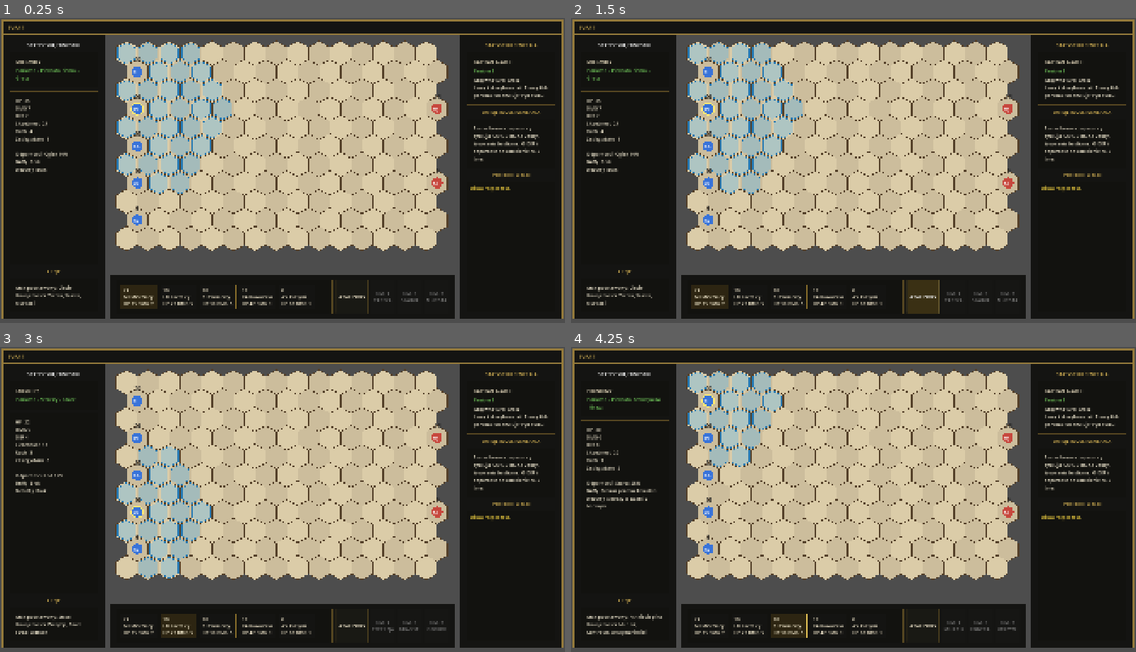
Above: before the commit, frames 1-4 (two rows, left to right).
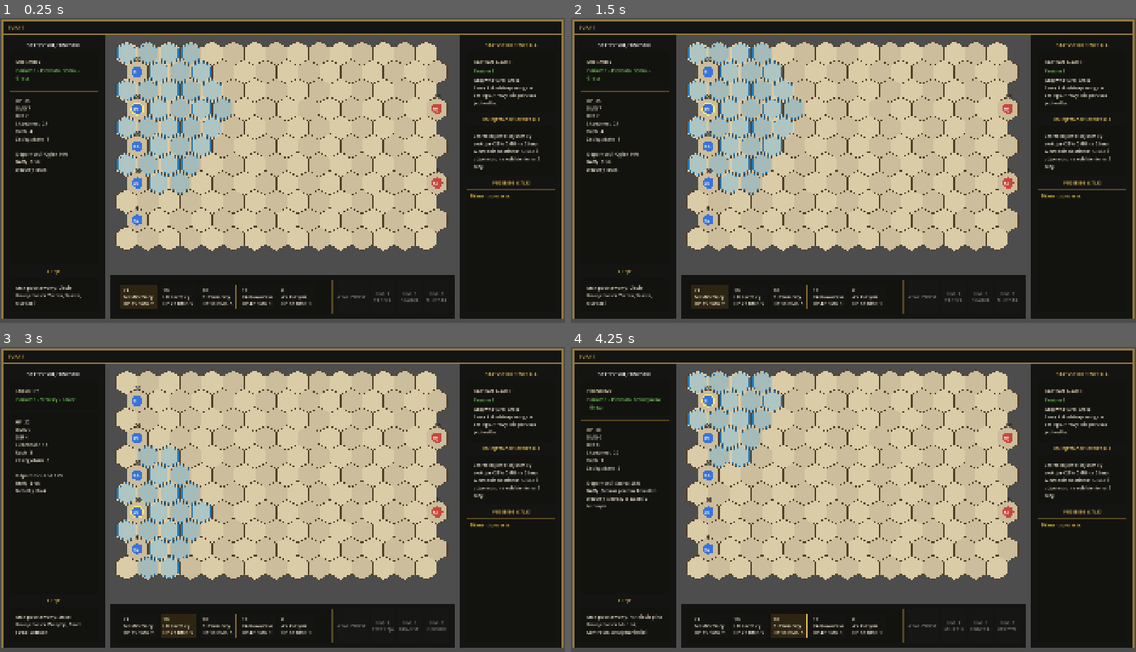
Above: after the commit, the same moments.

Repository: oliwierkoziol/staze
Game: Godot game, scene res://gra.tscn
The game is run twice, just before and just after one commit, with the same random seed, the same clock (stepped at 60 frames per second) and the same inputs.
Inputs (mouse positions are in pixels of both pictures, inside the frame that each line leads up to):
- Up to frame 1 (0.25 s): no input
- Up to frame 2 (1.5 s): click (921, 295) at 0.5 s, where only the run before the commit has a clickable "ATAK PODSTAWOWY"; click (921, 295) at 1.25 s, where only the run before the commit has a clickable "ANULUJ ATAK"
- Up to frame 3 (3 s): click "24 MI Miecznicy HP 35 DMG 7" at 2 s; click "18 LU Lucznicy HP 22 DMG 5" at 2.75 s
- Up to frame 4 (4.25 s): click "20 PI Pikinierzy HP 30 DMG 6" at 3.5 s

The runs differ from the first frame. In frame 1, 1.2% of the frame differs, in the area x 59-99%, y 22-97%; in frame 2, 1.8%; in frame 3, 1.2%; in frame 4, 1.2%.

Commit message:
połączono atakowanie i przemieszczanie jednostek

Diff:
--- a/turn-base-game/scripts/gra.gd
+++ b/turn-base-game/scripts/gra.gd
@@ -176,7 +176,6 @@
 var selected_unit_id := -1
 var current_turn := "player"
 var is_animating := false
-var highlight_mode := "move"
 var event_log: Array[String] = []
 var round_number := 1
 
@@ -191,7 +190,6 @@
 	board.cell_clicked.connect(_on_cell_clicked)
 	board.cell_right_clicked.connect(_on_cell_right_clicked)
 	board.animation_finished.connect(_on_board_animation_finished)
-	action_attack_button.pressed.connect(_on_basic_attack_button_pressed)
 	general_name_label.text = "KAPITAN ALARIC"
 	general_level_label.text = "Poziom 5"
 	general_skills_label.text = "\n".join([
@@ -211,7 +209,6 @@
 		return
 
 	selected_unit_id = unit_data.id
-	highlight_mode = "move"
 	board.set_selected_unit(unit_data.id)
 	_update_highlighted_cells(unit_data)
 	_update_basic_attack_button()
@@ -246,10 +243,9 @@
 		board.set_highlighted_cells([])
 		return
 
-	if highlight_mode == "attack":
-		var target := _find_unit_at_cell(cell)
-		if not target.is_empty() and target.side != unit.side and _is_in_attack_range(unit, cell):
-			_perform_basic_attack(unit, target)
+	var target := _find_unit_at_cell(cell)
+	if not target.is_empty() and target.side != unit.side and _is_in_attack_range(unit, cell):
+		_perform_basic_attack(unit, target)
 		return
 
 	if cell.x == unit.grid_x and cell.y == unit.grid_y:
@@ -263,12 +259,6 @@
 
 	var unit := _find_unit_by_id(selected_unit_id)
 	if unit.is_empty() or unit.side != "player":
-		return
-
-	if highlight_mode == "attack":
-		highlight_mode = "move"
-		_update_highlighted_cells(unit)
-		_update_basic_attack_button()
 		return
 
 	var path := _find_path(unit, Vector2i(unit.grid_x, unit.grid_y), cell)
@@ -288,9 +278,8 @@
 func _end_player_turn() -> void:
 	current_turn = "enemy"
 	selected_unit_id = -1
-	highlight_mode = "move"
 	board.set_selected_unit(-1)
-	board.set_highlighted_cells([])
+	board.set_highlighted_cells([], [])
 	board.set_prioritize_cell_click_on_left(false)
 	_update_basic_attack_button()
 	_refresh_unit_selector()
@@ -413,22 +402,18 @@
 func _update_turn_label() -> void:
 	var turn_name: String = "Gracz" if current_turn == "player" else "Przeciwnik"
 	turn_label.text = "TURA %s" % round_number
-	general_rule_label.text = "Aktywna tura: %s\nLewy klik wybiera cel. Prawy klik porusza lub anuluje tryb ataku." % turn_name
+	general_rule_label.text = "Aktywna tura: %s\nLewy klik atakuje wroga w zasiegu. Prawy klik porusza jednostke." % turn_name
 
 
 func _update_highlighted_cells(unit: Dictionary) -> void:
 	if unit.is_empty() or current_turn != "player" or unit.side != "player":
-		board.set_highlighted_cells([])
+		board.set_highlighted_cells([], [])
 		board.set_prioritize_cell_click_on_left(false)
 		return
 
-	if highlight_mode == "attack":
-		board.set_highlighted_cells(_get_attackable_cells(unit), true)
-		board.set_prioritize_cell_click_on_left(true)
-		return
-
-	board.set_highlighted_cells(_get_reachable_cells(unit))
-	board.set_prioritize_cell_click_on_left(false)
+	var attack_cells: Array[Vector2i] = _get_attackable_enemy_cells(unit)
+	board.set_highlighted_cells(_get_reachable_cells(unit), attack_cells)
+	board.set_prioritize_cell_click_on_left(not attack_cells.is_empty())
 
 
 func _get_reachable_cells(unit: Dictionary) -> Array[Vector2i]:
@@ -464,6 +449,17 @@
 				continue
 			if _hex_distance(origin, cell) <= int(unit.attack_range):
 				attackable.append(cell)
+	return attackable
+
+
+func _get_attackable_enemy_cells(unit: Dictionary) -> Array[Vector2i]:
+	var attackable: Array[Vector2i] = []
+	for other in units:
+		if other.side == unit.side:
+			continue
+		var cell := Vector2i(other.grid_x, other.grid_y)
+		if _is_in_attack_range(unit, cell):
+			attackable.append(cell)
 	return attackable
 
 
@@ -595,21 +591,16 @@
 	_refresh_unit_selector()
 
 
-func _on_basic_attack_button_pressed() -> void:
-	var unit := _find_unit_by_id(selected_unit_id)
-	if unit.is_empty() or current_turn != "player" or unit.side != "player":
-		return
-	highlight_mode = "move" if highlight_mode == "attack" else "attack"
-	_update_highlighted_cells(unit)
-	_update_basic_attack_button()
-
-
 func _update_basic_attack_button() -> void:
 	var unit := _find_unit_by_id(selected_unit_id)
-	var can_use_attack: bool = not unit.is_empty() and current_turn == "player" and unit.side == "player"
+	var can_use_attack: bool = (
+		not unit.is_empty()
+		and current_turn == "player"
+		and unit.side == "player"
+		and not _get_attackable_enemy_cells(unit).is_empty()
+	)
 	action_attack_button.disabled = not can_use_attack
-	var attack_text := "ANULUJ ATAK" if highlight_mode == "attack" and can_use_attack else "ATAK PODSTAWOWY"
-	action_attack_button.text = attack_text
+	action_attack_button.text = "ATAK PODSTAWOWY"
 
 
 func _color_log_text(text: String, color: Color) -> String:
--- a/turn-base-game/scripts/plansza_walki.gd
+++ b/turn-base-game/scripts/plansza_walki.gd
@@ -12,8 +12,8 @@
 
 var units: Array = []
 var selected_unit_id := -1
-var highlighted_cells: Array[Vector2i] = []
-var highlighted_cells_are_attack := false
+var highlighted_move_cells: Array[Vector2i] = []
+var highlighted_attack_cells: Array[Vector2i] = []
 var prioritize_cell_click_on_left := false
 var visual_positions: Dictionary = {}
 var active_tweens: Dictionary = {}
@@ -38,11 +38,13 @@
 	queue_redraw()
 
 
-func set_highlighted_cells(cells: Array, is_attack := false) -> void:
-	highlighted_cells.clear()
-	for cell in cells:
-		highlighted_cells.append(cell)
-	highlighted_cells_are_attack = is_attack
+func set_highlighted_cells(move_cells: Array, attack_cells: Array = []) -> void:
+	highlighted_move_cells.clear()
+	highlighted_attack_cells.clear()
+	for cell in move_cells:
+		highlighted_move_cells.append(cell)
+	for cell in attack_cells:
+		highlighted_attack_cells.append(cell)
 	queue_redraw()
 
 
@@ -140,9 +142,20 @@
 
 
 func draw_highlighted_cells() -> void:
-	var fill_color: Color = Color(0.82, 0.20, 0.20, 0.32) if highlighted_cells_are_attack else Color(0.35, 0.72, 0.95, 0.35)
-	var border_color: Color = Color(0.62, 0.10, 0.10, 0.95) if highlighted_cells_are_attack else Color(0.12, 0.46, 0.70, 0.95)
-	for cell in highlighted_cells:
+	_draw_cell_highlights(
+		highlighted_move_cells,
+		Color(0.35, 0.72, 0.95, 0.35),
+		Color(0.12, 0.46, 0.70, 0.95)
+	)
+	_draw_cell_highlights(
+		highlighted_attack_cells,
+		Color(0.82, 0.20, 0.20, 0.32),
+		Color(0.62, 0.10, 0.10, 0.95)
+	)
+
+
+func _draw_cell_highlights(cells: Array[Vector2i], fill_color: Color, border_color: Color) -> void:
+	for cell in cells:
 		var center: Vector2 = axial_to_pixel(cell.x, cell.y)
 		var points: PackedVector2Array = PackedVector2Array()
 		for corner in 6:
